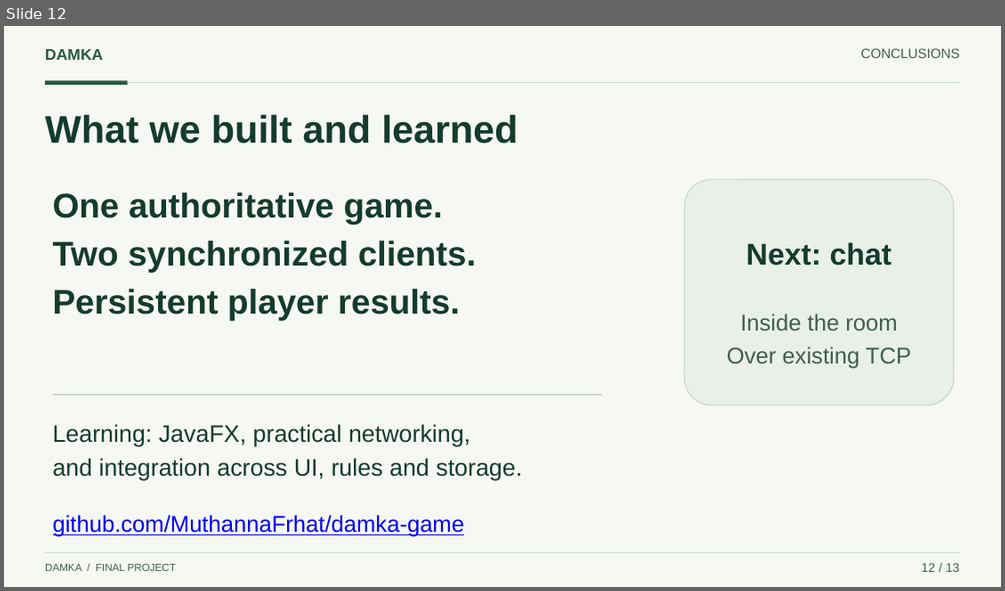
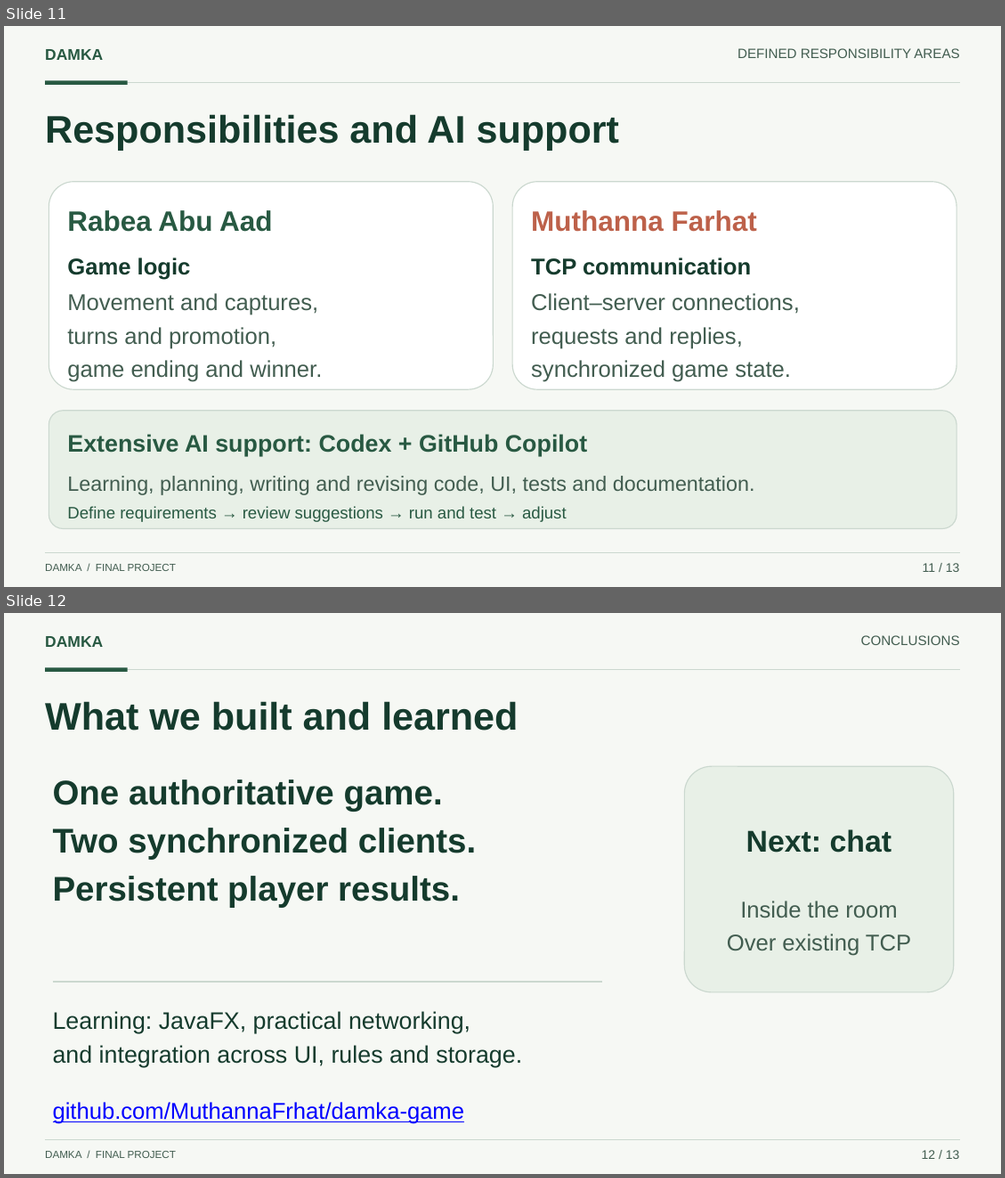
Before and after one commit to MuthannaFrhat/damka-game, a slide deck: docs/presentation/Damka_Presentation.pptx. Shown one above the other, each under a label of ours: slide 12 before the commit, slides 11 and 12 after it. The pictures are 1005x591 and 1005x1178 pixels, drawn with LibreOffice and Linux fonts; fonts in the diff are those of the drawing. Boxes give left, top, right and bottom in pixels: in the first picture for what was removed or moved away, otherwise in the second. Text is boxed around its words. In the diff, an @@ line names an element or a change of style, - is before the commit and + after.

Commit message:
Align presentation with project book and clarify technical terms

```diff
--- a/docs/presentation/Damka_Presentation.pptx
+++ b/docs/presentation/Damka_Presentation.pptx
@@ slide 11 added at (4,26,1001,587), background #F6F8F4 @@
@@ text added at (45,49,103,60), 15 pt, text #285942, bold @@
+DAMKA
@@ text added at (737,48,959,58), 13 pt, text #425D50 @@
+DEFINED RESPONSIBILITY AREAS
@@ line added from (45, 83) to (960, 83), #CBD8CF 1 pt @@
@@ rectangle added at (45,80,128,85), fill #285942 @@
@@ text added at (45,114,619,151), 37 pt, text #153B2D, bold @@
+Responsibilities and AI support
@@ rounded rectangle added at (48,182,493,389), fill #FFFFFF, outline #CBD8CF 1 pt @@
@@ rounded rectangle added at (512,182,956,389), fill #FFFFFF, outline #CBD8CF 1 pt @@
@@ text added at (67,210,273,232), 27 pt, text #285942, bold @@
+Rabea Abu Aad
@@ text added at (531,210,757,232), 27 pt, text #BD614A, bold @@
+Muthanna Farhat
@@ text added at (67,257,191,280), 22 pt, text #153B2D, bold @@
+Game logic
@@ text added at (531,257,751,275), 22 pt, text #153B2D, bold @@
+TCP communication
@@ text added at (67,293,322,382), 22 pt, text #425D50 @@
+Movement and captures,
+turns and promotion,
+game ending and winner.
@@ text added at (531,293,800,382), 22 pt, text #425D50 @@
+Client–server connections,
+requests and replies,
+synchronized game state.
@@ rounded rectangle added at (48,410,956,529), fill #E8F0E7, outline #CBD8CF 1 pt @@
@@ text added at (67,434,587,456), 23 pt, text #285942, bold @@
+Extensive AI support: Codex + GitHub Copilot
@@ text added at (67,475,755,495), 20 pt, text #425D50 @@
+Learning, planning, writing and revising code, UI, tests and documentation.
@@ text added at (67,506,566,522), 16 pt, text #285942 @@
+Define requirements → review suggestions → run and test → adjust
@@ line added from (45, 553) to (960, 553), #CBD8CF 0.8 pt @@
@@ text added at (45,564,176,571), 10 pt, text #425D50 @@
+DAMKA / FINAL PROJECT
@@ text added at (922,563,960,572), 12 pt, text #425D50 @@
+11 / 13
```
Also in this commit, not shown: 2 slides changed, 1 other slide added, 2 slides removed, 4 other files.
